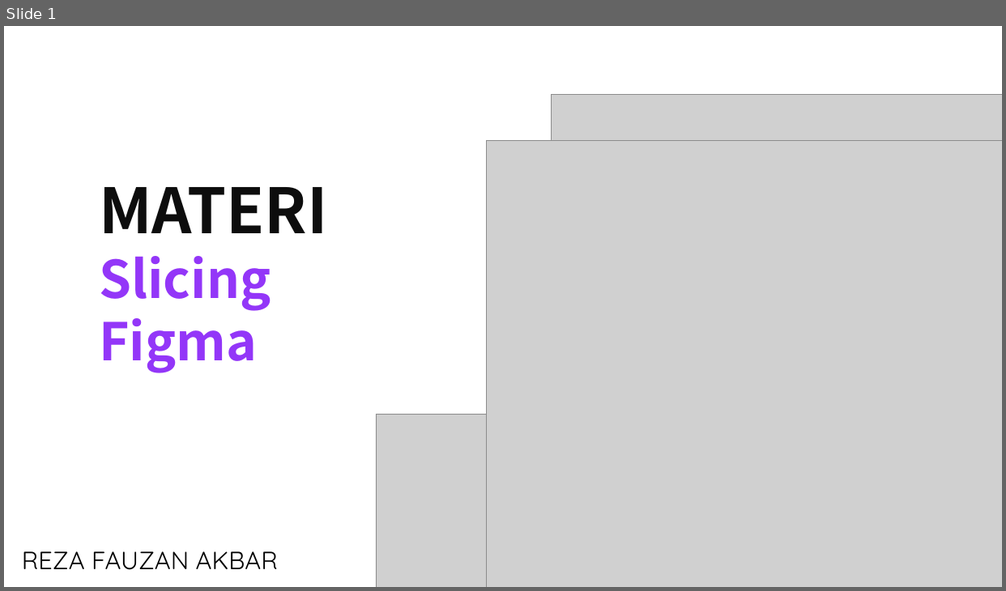
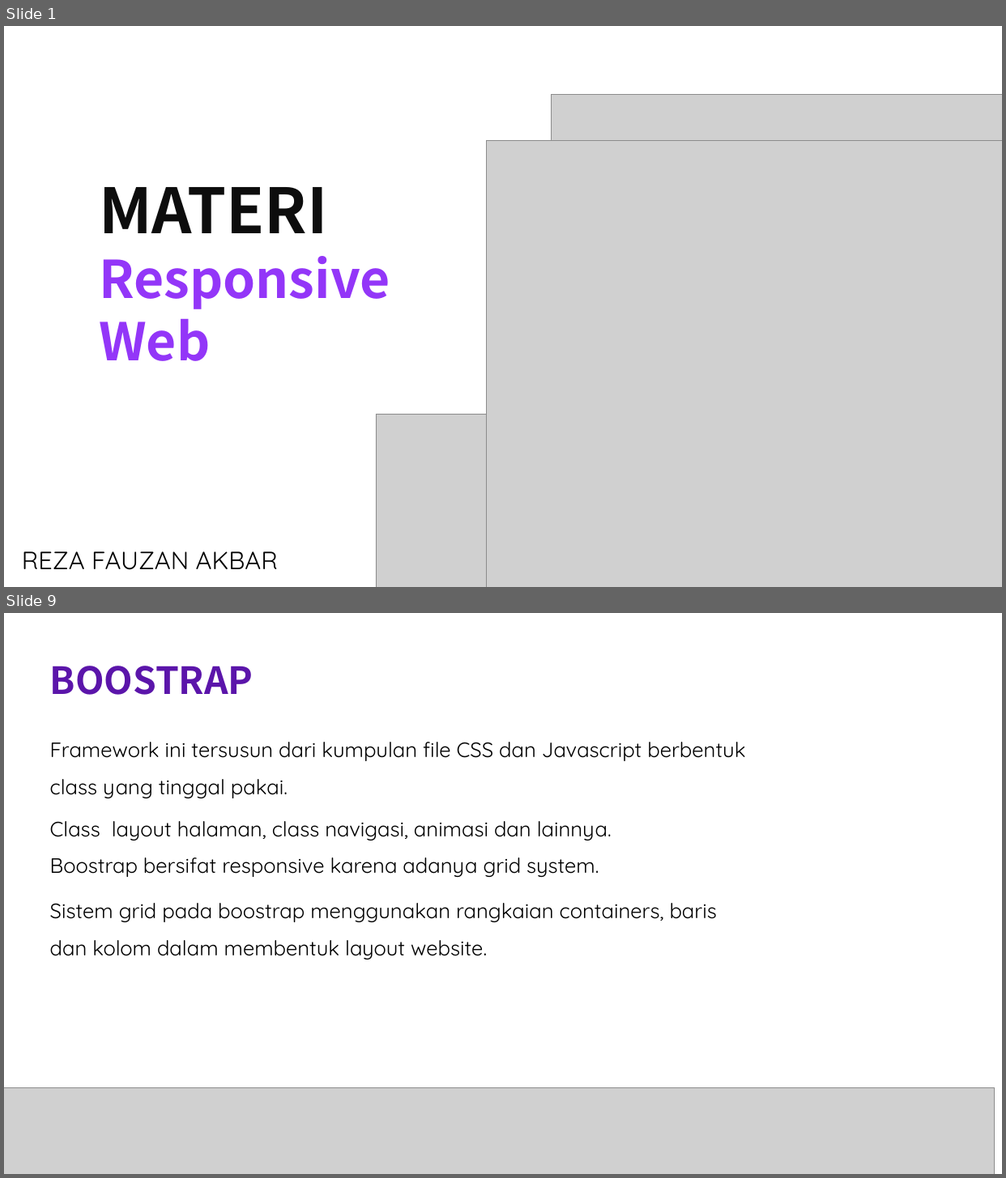
Before and after one commit to rezafauzanakbar/slicing_food_recipes, a slide deck: objective.pptx. Shown one above the other, each under a label of ours: slide 1 before the commit, slides 1 and 9 after it; the slides between them are not shown. The pictures are 1006x591 and 1006x1178 pixels, drawn with LibreOffice and Linux fonts; fonts in the diff are those of the drawing; grey boxes stand for pictures. Boxes give left, top, right and bottom in pixels: in the first picture for what was removed or moved away, otherwise in the second. Text is boxed around its words. In the diff, an @@ line names an element or a change of style, - is before the commit and + after.

```diff
--- a/objective.pptx
+++ b/objective.pptx
@@ slide 9 added at (4, 613, 1002, 1174), background #FFFFFF @@
@@ text added at (50, 666, 253, 695), 72 pt, text #5B15AA, bold @@
+BOOSTRAP
@@ text added at (50, 742, 745, 798), 40 pt, text #000000 @@
+Framework ini tersusun dari kumpulan file CSS dan Javascript berbentuk class yang tinggal pakai.
@@ text added at (50, 821, 612, 841), 40 pt, text #000000 @@
+Class layout halaman, class navigasi, animasi dan lainnya.
@@ text added at (50, 858, 599, 877), 40 pt, text #000000 @@
+Boostrap bersifat responsive karena adanya grid system.
@@ text added at (50, 903, 717, 960), 40 pt, text #000000 @@
+Sistem grid pada boostrap menggunakan rangkaian containers, baris dan kolom dalam membentuk layout website.
@@ picture added at (4, 1088, 995, 1174) @@
@@ slide 1 changed as well @@
@@ text at (99, 256, 390, 361): text changed @@
-Slicing
-Figma
+Responsive
+Web
```
Also in this commit, not shown: 7 other slides added, 8 slides removed, 12 other files.
